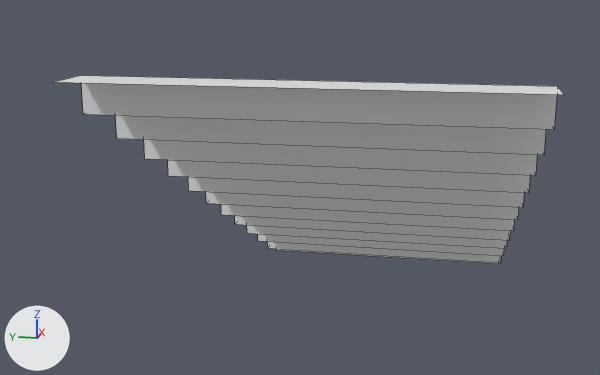
One commit to the FBX model Assets/Meshes/Environment/stairs.fbx: the scene before it, then after it.
The view is the same before and after, from a 50 mm camera at (-3.86, 0.26, 0.29) aimed at (-0.02, 1.03, -0.67). Lighting does not change. The marker at lower left points along +X, +Y and +Z. Mesh edges are drawn as thin lines. Where no turn or scale is listed for an object, it has been applied to the vertices.

Before the edit, the objects in view are built like this:
```python
me_plane_019 = bpy.data.meshes.new('Plane.019')
me_plane_019.from_pydata(...)  # 50 vertices, 24 faces; spans x -1.51..1.5, y 0.0..1.5, z -1.5..0.0
me_plane_019.materials.append(mat_floor_002)  # white #e7e7e7
ob_floor_004 = bpy.data.objects.new('Floor.004', me_plane_019)
ob_floor_004.location = (0.0, 0.0, 0.0)
```
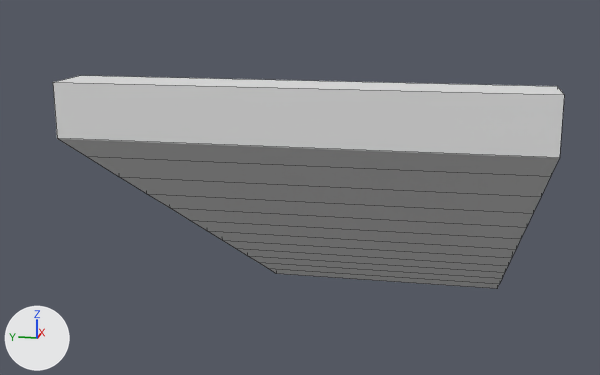
Pixel boxes [x1, y1, x2, y2] of what changed, in the pictures (600 x 375 px):
'Floor.004', reshaped (13% taller)
    before: [56, 76, 564, 264]
    after: [53, 76, 564, 289]
part 1 of me_plane_019, built on
    before: [276, 249, 499, 264]
    after: [53, 82, 564, 289]

The change, as a diff of the scene's bpy script:
```diff
--- a/Assets/Meshes/Environment/stairs.fbx.py
+++ b/Assets/Meshes/Environment/stairs.fbx.py
@@ me_plane_019 @@
 # used by ob_floor_004; location = (0.0, 0.0, 0.0)
-me_plane_019.from_pydata(...)  # 50 vertices, 24 faces; spans x -1.51..1.5, y 0.0..1.5, z -1.5..0.0
+me_plane_019.from_pydata(...)  # 74 vertices, 83 faces; spans x -1.51..1.5, y 0.0..1.5, z -1.67..0.0
+# me_plane_019 part 1
+# 2 vertices are removed from x 1.5, y 0.0..1.5, z -1.5
+# 1 face is deleted
+# 6 vertices are added at (1.5, 0.0, -1.67), (-1.51, 0.0, -0.18), (-0.8, 0.0, -0.53), (-1.51, 1.5, -0.18), (1.5, 1.5, -1.67), (-0.8, 1.5, -0.53)
+# 20 new vertices lie (0.0, 0.0, -0.14) away from vertices in x -1.32..1.24, y 0.0..1.5, z -1.41..-0.13
+# 60 new faces join them
 me_plane_019.materials.append(mat_floor_002)
```
